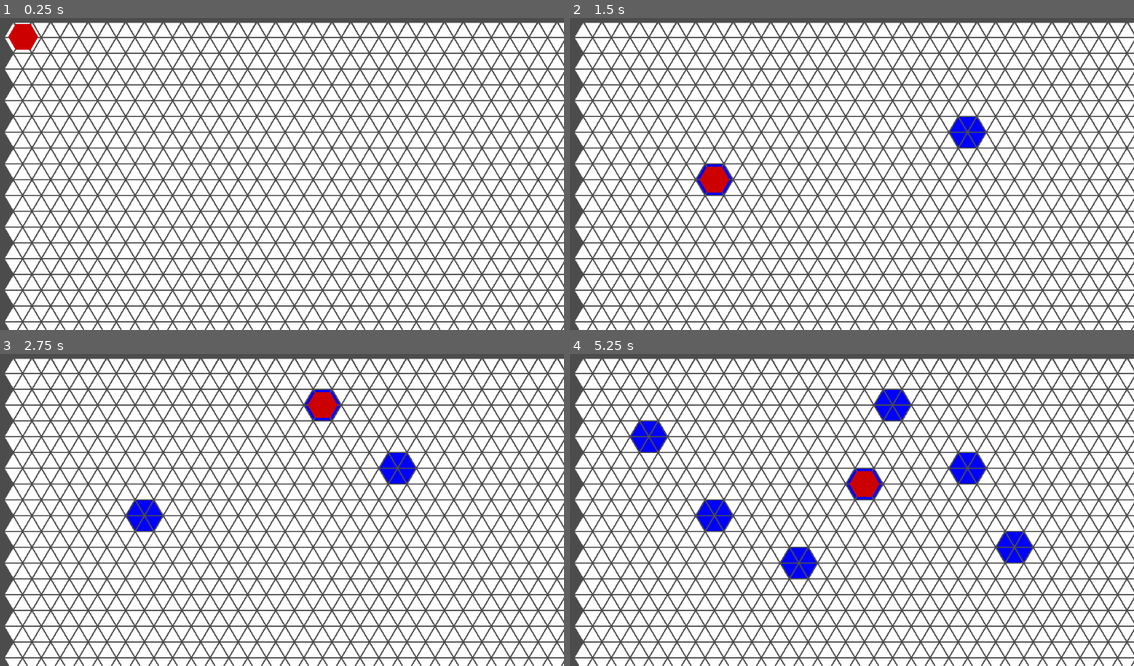
Above: before the commit, frames 1-4 (two rows, left to right).
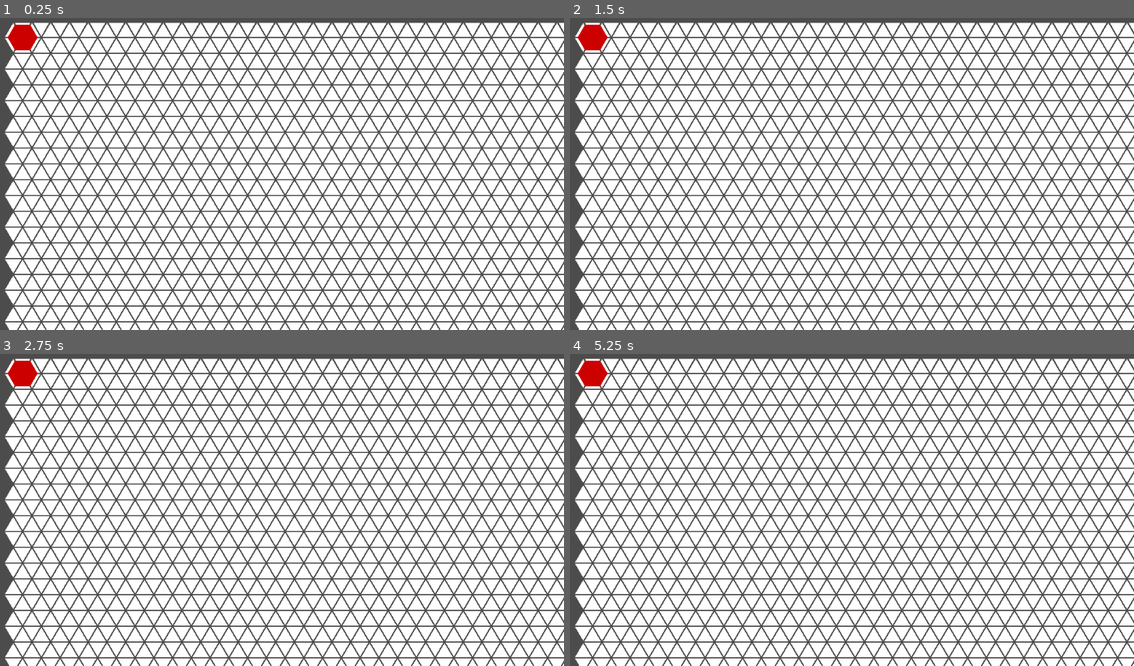
Above: after the commit, the same moments.

Repository: F3lixitas/pousse_pousse_nain
Game: Godot game, scene res://scenes/Scene_prototype.tscn
The game is run twice, just before and just after one commit, with the same random seed, the same clock (stepped at 60 frames per second) and the same inputs.
Inputs (mouse positions are in pixels of both pictures, inside the frame that each line leads up to):
- Up to frame 1 (0.25 s): no input
- Up to frame 2 (1.5 s): tap Enter at 0.5 s; move the mouse to (964, 136) at 0.52 s; click (964, 136) at 0.67 s; tap Space at 1.25 s; move the mouse to (716, 170) at 1.27 s; click (716, 170) at 1.42 s
- Up to frame 3 (2.75 s): tap Enter at 2 s; move the mouse to (321, 413) at 2.02 s; click (321, 413) at 2.17 s
- Up to frame 4 (5.25 s): tap Space at 2.75, 4.25 s; move the mouse to (801, 559) at 2.77 s; click (801, 559) at 2.92 s; tap Enter at 3.5 s; move the mouse to (1015, 544) at 3.52 s; click (1015, 544) at 3.67 s; move the mouse to (654, 438) at 4.27 s; click (654, 438) at 4.42 s; move the mouse to (863, 491) at 5.02 s; click (863, 491) at 5.17 s

The runs differ from the first frame. In frame 1, less than 0.1% of the frame differs, in the area x 1-7%, y 1-11%; in frame 2, 1.2%; in frame 3, 1.7%; in frame 4, 3.4%, in the area x 1-82%, y 2-72%.

Commit message:
matériau overlayed

Diff:
--- /dev/null
+++ b/materials/default_overlayed_triangle_material.tres
@@ -0,0 +1,6 @@
+[gd_resource type="ShaderMaterial" load_steps=2 format=2]
+
+[ext_resource path="res://materials/default_overlayed_triangle_shader.shader" type="Shader" id=1]
+
+[resource]
+shader = ExtResource( 1 )
--- /dev/null
+++ b/materials/default_overlayed_triangle_shader.shader
@@ -0,0 +1,5 @@
+shader_type canvas_item;
+
+void fragment(){
+	COLOR = vec4(0.8);
+}
--- a/scenes/Scene_prototype.tscn
+++ b/scenes/Scene_prototype.tscn
@@ -10,7 +10,7 @@
 script = ExtResource( 3 )
 
 [node name="pion_1" type="Sprite" parent="nodeGenerator"]
-position = Vector2( 101, 99 )
+position = Vector2( 100, 100 )
 scale = Vector2( 0.2, 0.2 )
 texture = ExtResource( 1 )
 script = ExtResource( 2 )
--- a/scripts/nodeGenerator_script.gd
+++ b/scripts/nodeGenerator_script.gd
@@ -10,15 +10,19 @@
 var padding = 100              #définit l'espace entre le plateau et le bord
 var lineWidth = 2              #définit la largeur des lignes entre les triangles, mettre des valeurs paires
 
+var maxDist = 500
+
 #modèle pour un noeud
 var Noeud = {
 	"tri": Array(),            #tableau des indices des triangles, permet de faciliter le changement de couleur
-	"pos": Vector2()           #position du noeud
+	"pos": Vector2(),          #position du noeud
+	"selected": bool()
 }
 
 #couleurs disponibles pour les triangles
-var mat1 = load("res://materials/default_triangle_material.tres")
-var mat2 = load("res://materials/selected_triangle_material.tres")
+var mat1 = load("res://materials/default_triangle_material.tres")            #par defaut, blanc
+var mat2 = load("res://materials/selected_triangle_material.tres")           #selectionné, bleu
+var mat3 = load("res://materials/default_overlayed_triangle_material.tres")  #sous la souris, gris
 
 #fonctions de génération
 #remplit le tableau de noeuds avec la bonne position
@@ -28,6 +32,7 @@
 		p.pos.x = (i % maxX) * stepX + ((int(i / maxX) % 2) * int(stepX / 2)) + padding
 		p.pos.y = int(i / maxX) * stepY + padding
 		p.tri = [0, 0, 0, 0, 0, 0] #initialisation après instanciation car sinon il y a conflit d'adresses
+		p.selected = false
 		nodes.append(p)
 
 #fonction qui génère les triangles du plateau ainsi que ses attributs
@@ -158,14 +163,19 @@
 			if dist < minDist:
 				minDist = dist
 				index = i
-		get_child((maxX + 1) * maxY * 2 + maxX * 2).position = nodes[index].pos # le pion est ajouté après les points
-		pass
-		get_child(nodes[index].tri[0]).material = mat2 #permet d'accéder à un triangle
-		get_child(nodes[index].tri[1]).material = mat2
-		get_child(nodes[index].tri[2]).material = mat2
-		get_child(nodes[index].tri[3]).material = mat2
-		get_child(nodes[index].tri[4]).material = mat2
-		get_child(nodes[index].tri[5]).material = mat2
+		if get_child((maxX + 1) * maxY * 2 + maxX * 2).position == nodes[index].pos: # le pion est ajouté après les points
+			for i in range(0, maxX * maxY):
+				if nodes[index].pos.distance_to(nodes[i].pos) < maxDist:
+					get_child(nodes[i].tri[0]).material = mat2 #permet d'accéder à un triangle
+					get_child(nodes[i].tri[1]).material = mat2
+					get_child(nodes[i].tri[2]).material = mat2
+					get_child(nodes[i].tri[3]).material = mat2
+					get_child(nodes[i].tri[4]).material = mat2
+					get_child(nodes[i].tri[5]).material = mat2
+					nodes[i].selected = true
+
+
+
 
 	#click droit, fait réapparaitre tous les triangles (débeuggage)
 	if event is InputEventMouseButton and event.is_pressed() and event.button_index == BUTTON_RIGHT:
@@ -177,6 +187,20 @@
 			get_child(nodes[i].tri[4]).material = mat1
 			get_child(nodes[i].tri[5]).material = mat1
 
+func _process(delta):
+	var cursorPos = get_viewport().get_mouse_position()
+	var minDist = 10000
+	var dist
+	var index = 0
+	#calcule l'indice du noeud le plus proche de la souris
+	for i in range(0, maxX * maxY):
+		dist = cursorPos.distance_to(nodes[i].pos)
+		if dist < minDist:
+			minDist = dist
+			index = i
+	pass
+
+
 #fonction appelée lors du la création du noeud
 func _init():
 	genererNoeuds()
